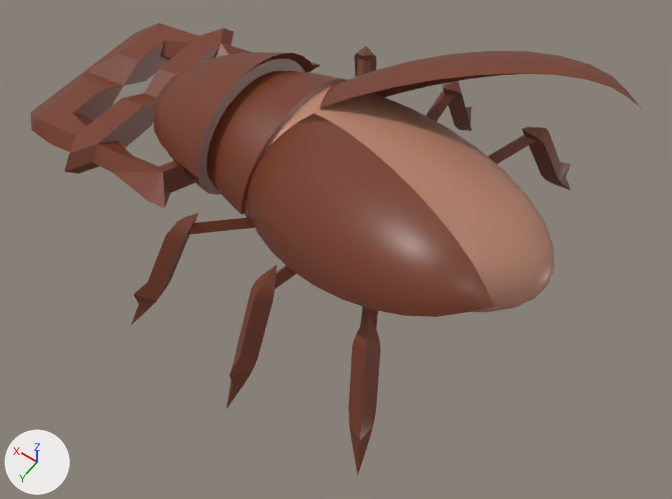
Renders of the FBX model GMNG4312_GalactiCarp_Pisces2122/Assets/Models/Pisces Bug.fbx from each side of a commit.
Camera for both pictures: a 50 mm camera at (-3.32, 5.14, 7.85) aimed at (0.04, 0.45, 0.47). Arrows for +X, +Y and +Z are at lower left; the lights stay in place. Where no turn or scale is listed for an object, it has been applied to the vertices.

The scene before the commit, as lines of its bpy script (objects in view):
```python
me_sphere_001 = bpy.data.meshes.new('Sphere.001')
me_sphere_001.from_pydata(...)  # 154 vertices, 160 faces; spans x -2.77..0.02, y -1.04..0.56, z -0.48..0.92
me_sphere_001.materials.append(mat_bug_color)  # brown #773c26
me_sphere_003 = bpy.data.meshes.new('Sphere.003')
me_sphere_003.from_pydata(...)  # 154 vertices, 160 faces; spans x -2.77..0.02, y -0.56..1.04, z -0.48..0.92
me_sphere_003.materials.append(mat_bug_color)  # brown #773c26
me_sphere_004 = bpy.data.meshes.new('Sphere.004')
me_sphere_004.from_pydata(...)  # 253 vertices, 239 faces; spans x -0.74..0.59, y -0.96..0.96, z -0.47..0.79
# faces by material slot: [220, 19]
me_sphere_004.materials.append(mat_bug_color)  # brown #773c26
me_sphere_004.materials.append(mat_black)  # black #2c2c2c
ob_bug_head = bpy.data.objects.new('Bug Head', me_sphere_004)
ob_bug_head.location = (2.015, 0.0, 0.977)
ob_bug_wing_l = bpy.data.objects.new('Bug Wing L', me_sphere_003)
ob_bug_wing_l.location = (0.765, 0.583, 1.533)
ob_bug_wing_l.rotation_euler = (-0.0873, 0.0, 0.0)  # degrees (-5, 0, 0)
ob_bug_wing_r = bpy.data.objects.new('Bug Wing R', me_sphere_001)
ob_bug_wing_r.location = (0.765, -0.583, 1.533)
ob_bug_wing_r.rotation_euler = (0.0873, 0.0, 0.0)  # degrees (5, 0, 0)
# also in view: 'Bug Leg FL..001' at (-0.97, -1.41, 0.61); 'Bug Leg ML.001' at (0.0, -1.48, 0.61); 'Bug Leg ML' at (0.0, 1.48, 0.61); 'Bug Body' at (0.02, 0.0, 1.09); 'Bug Head Mand L' at (2.73, 0.7, 0.73)
```
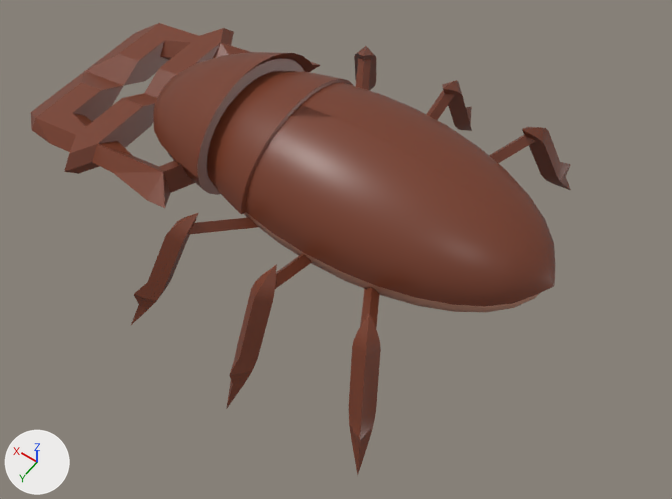
Where the change shows, as pixel boxes [x1, y1, x2, y2] in the pictures (672 x 499 px):
'Bug Wing L', moved, turned: before [246, 113, 495, 317]; after [246, 105, 554, 306]
'Bug Wing R', moved, turned: before [320, 51, 641, 108]; after [301, 82, 555, 285]
'Bug Body', unchanged, covered by the edit: before [207, 71, 555, 312]; after [207, 71, 540, 312]

Diff of the bpy script that builds the scene:
```diff
--- a/GMNG4312_GalactiCarp_Pisces2122/Assets/Models/Pisces Bug.fbx.py
+++ b/GMNG4312_GalactiCarp_Pisces2122/Assets/Models/Pisces Bug.fbx.py
@@ ob_bug_wing_l @@
 ob_bug_wing_l = bpy.data.objects.new('Bug Wing L', me_sphere_003)
-ob_bug_wing_l.location = (0.765, 0.583, 1.533)
-ob_bug_wing_l.rotation_euler = (-0.0873, 0.0, 0.0)  # degrees (-5, 0, 0)
+ob_bug_wing_l.location = (0.765, 0.583, 1.548)
+ob_bug_wing_l.rotation_euler = (-0.183, -0.391, 0.473)  # degrees (-10, -22, 27)
@@ ob_bug_wing_r @@
 ob_bug_wing_r = bpy.data.objects.new('Bug Wing R', me_sphere_001)
-ob_bug_wing_r.location = (0.765, -0.583, 1.533)
-ob_bug_wing_r.rotation_euler = (0.0873, 0.0, 0.0)  # degrees (5, 0, 0)
+ob_bug_wing_r.location = (0.765, -0.583, 1.548)
+ob_bug_wing_r.rotation_euler = (0.183, -0.391, -0.473)  # degrees (10, -22, -27)
```
